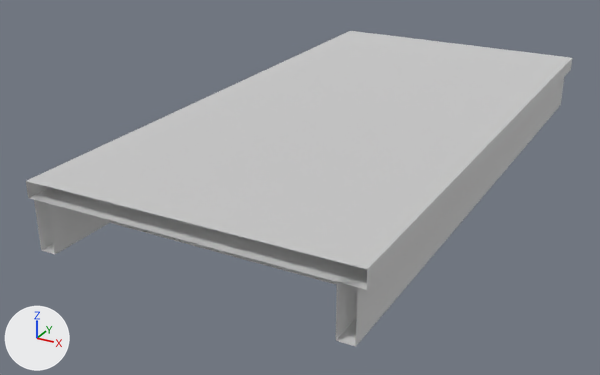
The glTF model assets/models/maps/docks/Dock_Floor_Dock.gltf: old version first, new version second.
Rendered twice from a 50 mm lens placed at (2.25, -4.88, 1.87), pointed at (-0.26, -0.31, -0.41). Every picture has the same lights, and +X, +Y and +Z are marked at lower left. The older version comes first.

The first picture shows 'Dock_Floor_Dock'.
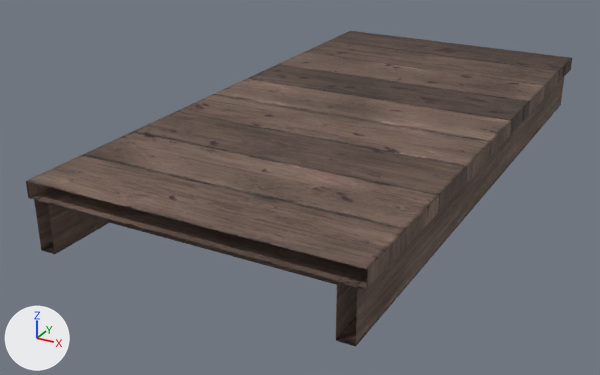
Location of each change, (x1, y1, x2, y2) in pixels of the pictures (600 x 375 px):
```json
{"object": "Dock_Floor_Dock", "change": "surface changed", "before": [26, 31, 572, 347], "after": [26, 31, 572, 347], "on screen": "white to brown"}
```

Edits to the scene script, one JSON object a line:
```json
{"op": "add", "block": "img_docktrim_normal", "code": ["img_docktrim_normal = load_image('DockTrim_Normal', 'DockTrim_Normal.jpg', 1024, 1024, 'Non-Color')"]}
{"op": "add", "block": "img_docktrim_diffuse", "code": ["img_docktrim_diffuse = load_image('DockTrim_Diffuse', 'DockTrim_Diffuse.jpg', 1024, 1024, 'sRGB')"]}
{"block": "mat_docktrim_mat", "where": "n0 = _N.new('ShaderNodeBsdfPrincipled'); n0.name = 'Principled BSDF'"}
{"op": "remove", "block": "mat_docktrim_mat", "code": "n0.inputs[1].default_value = 1.0  # 'Metallic'"}
{"op": "set", "path": "n0.inputs[2].default_value", "old": "1.0", "new": "0.85", "note": "'Roughness'"}
{"op": "add", "block": "mat_docktrim_mat", "code": "n2 = _N.new('ShaderNodeTexImage'); n2.name = 'Image Texture'"}
{"op": "add", "block": "mat_docktrim_mat", "code": "n2.image = img_docktrim_diffuse"}
{"op": "add", "block": "mat_docktrim_mat", "code": "n3 = _N.new('ShaderNodeNormalMap'); n3.name = 'Normal Map'"}
{"op": "add", "block": "mat_docktrim_mat", "code": "n3.uv_map = 'UVMap'"}
{"op": "add", "block": "mat_docktrim_mat", "code": "n4 = _N.new('ShaderNodeTexImage'); n4.name = 'Image Texture.001'"}
{"op": "add", "block": "mat_docktrim_mat", "code": "n4.image = img_docktrim_normal"}
{"op": "add", "block": "mat_docktrim_mat", "code": "_L.new(n2.outputs[0], n0.inputs[0])  # 'Color' to 'Base Color'"}
{"op": "add", "block": "mat_docktrim_mat", "code": "_L.new(n3.outputs[0], n0.inputs[5])  # 'Normal' to 'Normal'"}
{"op": "add", "block": "mat_docktrim_mat", "code": "_L.new(n4.outputs[0], n3.inputs[1])  # 'Color' to 'Color'"}
```
